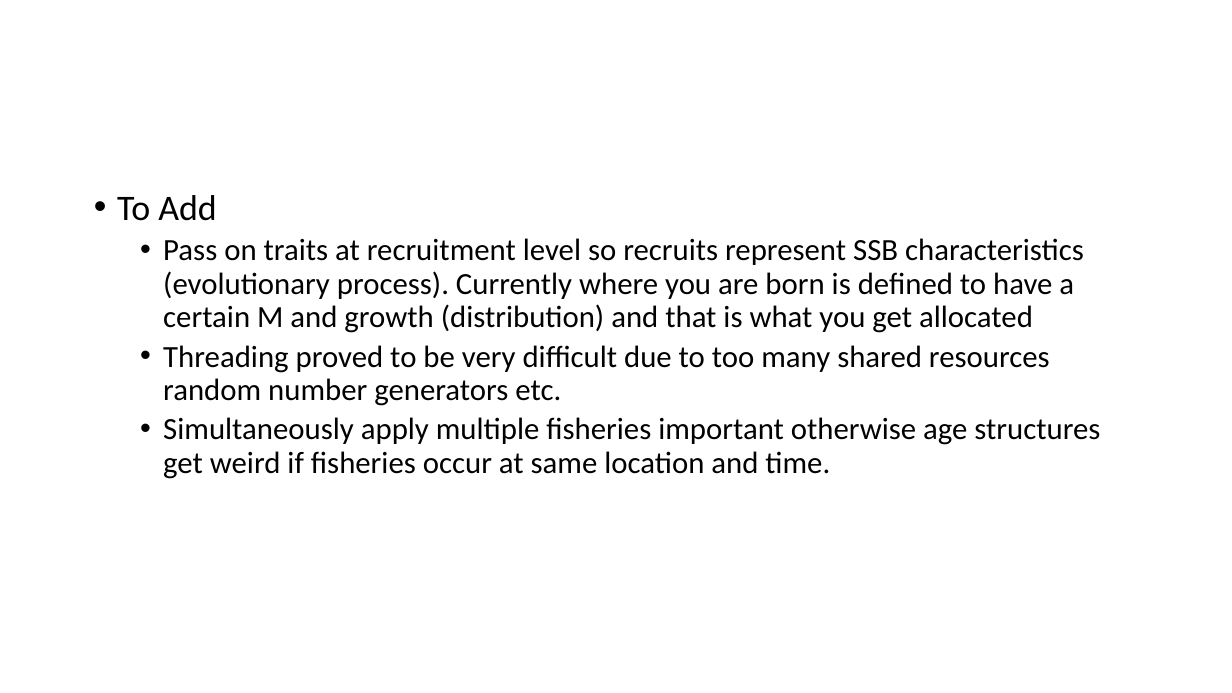
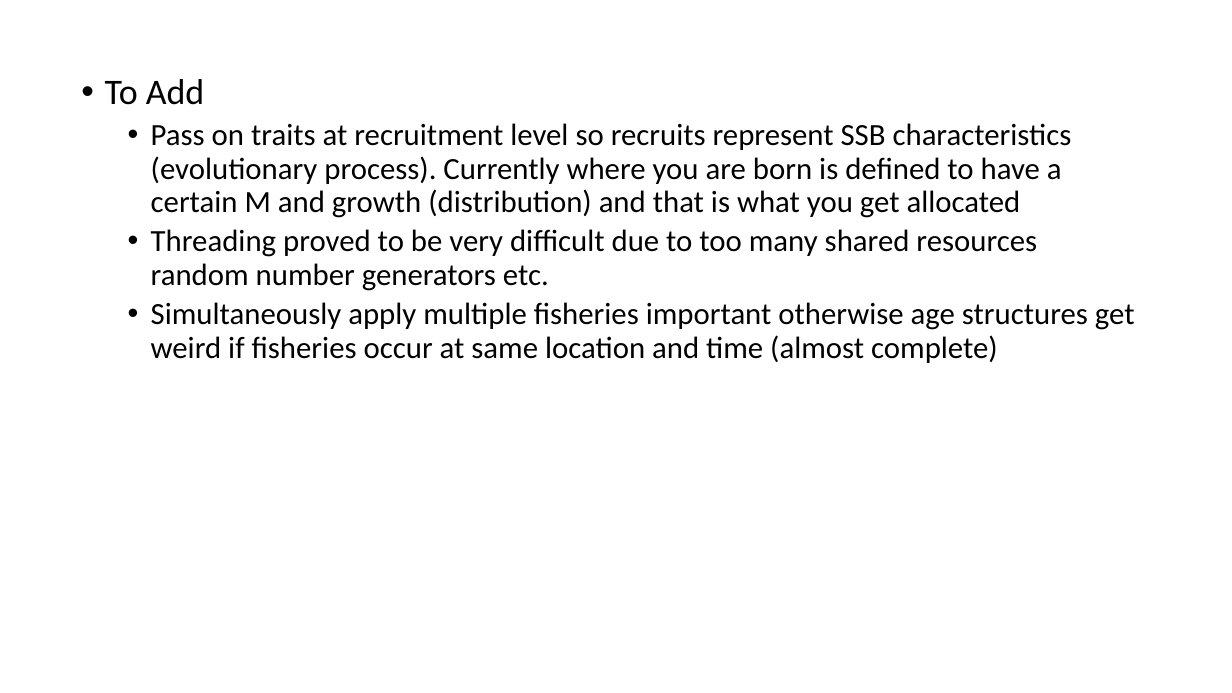
Before and after one commit to Craig44/CABM, a slide deck: slide 12 of Documentation/Presentations/SILC.pptx. Drawn at 1232x693 pixels with LibreOffice and Linux fonts; fonts in the diff are those of the drawing. Boxes give left, top, right and bottom in pixels: in the first picture for what was removed or moved away, otherwise in the second. Text is boxed around its words. In the diff, an @@ line names an element or a change of style, - is before the commit and + after.

```diff
--- a/Documentation/Presentations/SILC.pptx
+++ b/Documentation/Presentations/SILC.pptx
@@ text "To Add": place and size @@
-text "To Add" at (117, 195, 1100, 479)
+text "To Add" at (105, 79, 1135, 363)
@@ text at (151, 302, 1135, 363): text changed @@
-  • Simultaneously apply multiple fisheries important otherwise age structures get weird if fisheries occur at same location and time.
+  • Simultaneously apply multiple fisheries important otherwise age structures get weird if fisheries occur at same location and time (almost complete)
```
Also in this commit, not shown: 3 other slides changed, 1 slide removed.
